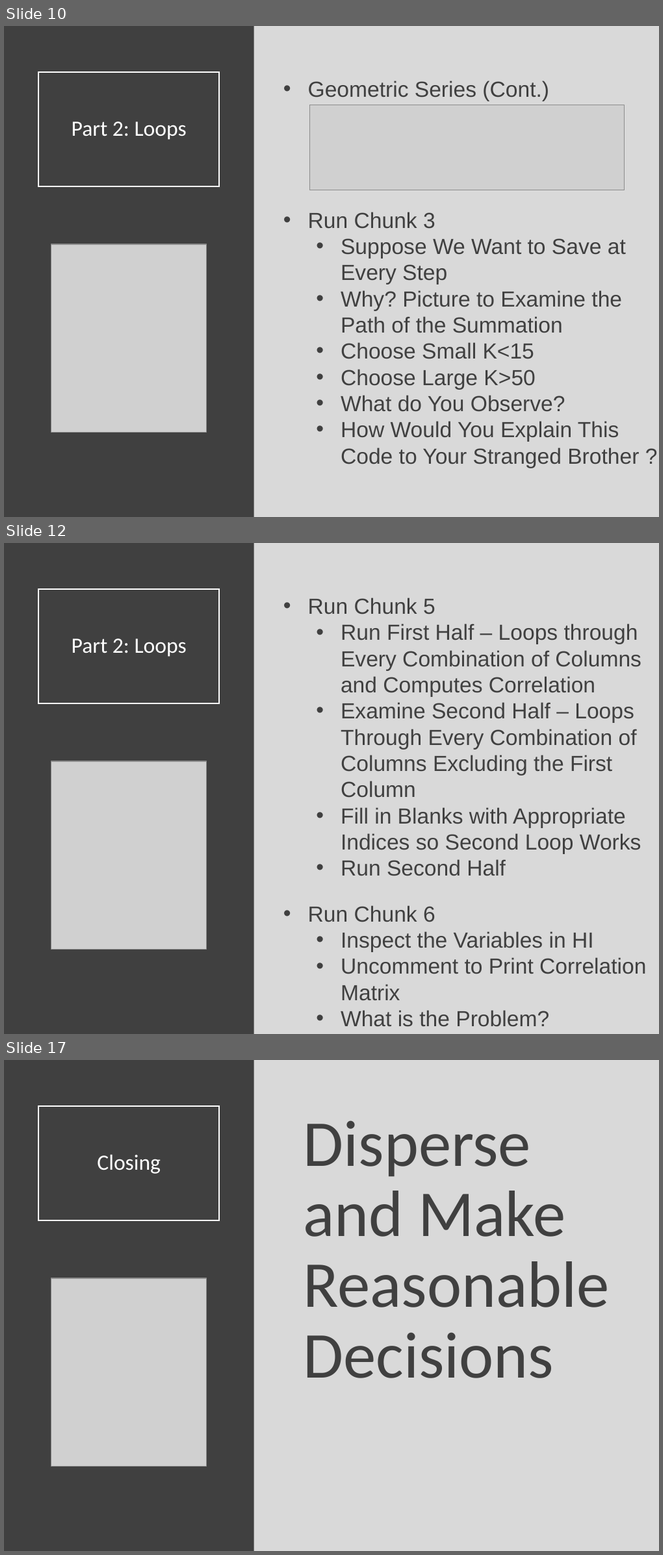
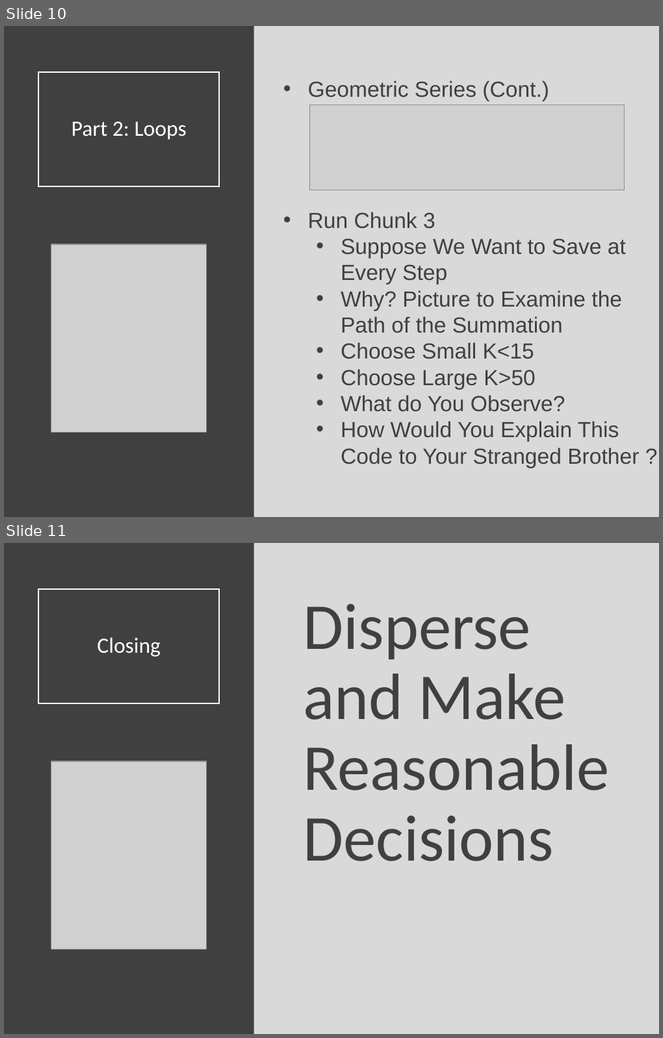
Before and after one commit to Yixf-Self/STOR320_WEBSITE, a slide deck: Lecture/Lecture 18/Lecture 18.pptx. Shown one above the other, each under a label of ours: slides 10, 12 and 17 before the commit, slides 10 and 11 after it; the slides between them are not shown. The pictures are 663x1555 and 663x1038 pixels, drawn with LibreOffice and Linux fonts; fonts in the diff are those of the drawing; grey boxes stand for pictures. Boxes give left, top, right and bottom in pixels: in the first picture for what was removed or moved away, otherwise in the second. Text is boxed around its words. In the diff, an @@ line names an element or a change of style, - is before the commit and + after.

Commit message:
Lecture 18 and 19 Commit

```diff
--- a/Lecture/Lecture 18/Lecture 18.pptx
+++ b/Lecture/Lecture 18/Lecture 18.pptx
@@ slide 12 removed at [4,543,659,1034], background #D9D9D9 @@
@@ rectangle removed at [4,543,254,1034] @@
@@ title removed at [38,589,220,704] @@
-Part 2: Loops
@@ text removed at [308,598,646,1027] @@
-• Run Chunk 5
-  • Run First Half – Loops through Every Combination of Columns and Computes Correlation
-  • Examine Second Half – Loops Through Every Combination of Columns Excluding the First Column
-  • Fill in Blanks with Appropriate Indices so Second Loop Works
-  • Run Second Half
-• Run Chunk 6
-  • Inspect the Variables in HI
-  • Uncomment to Print Correlation Matrix
-  • What is the Problem?
@@ picture removed at [51,761,206,949] @@
@@ what was slide 17 is now slide 11 @@
```
Also in this commit, not shown: 5 other slides removed, 10 other files.
